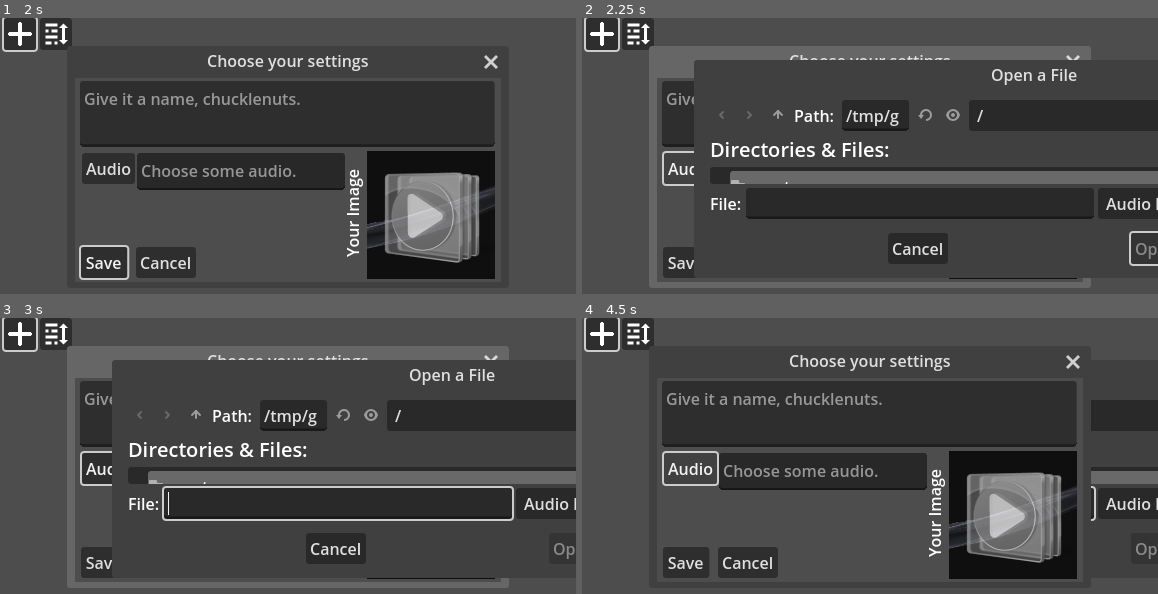
Above: before the commit, frames 1-4 (two rows, left to right).
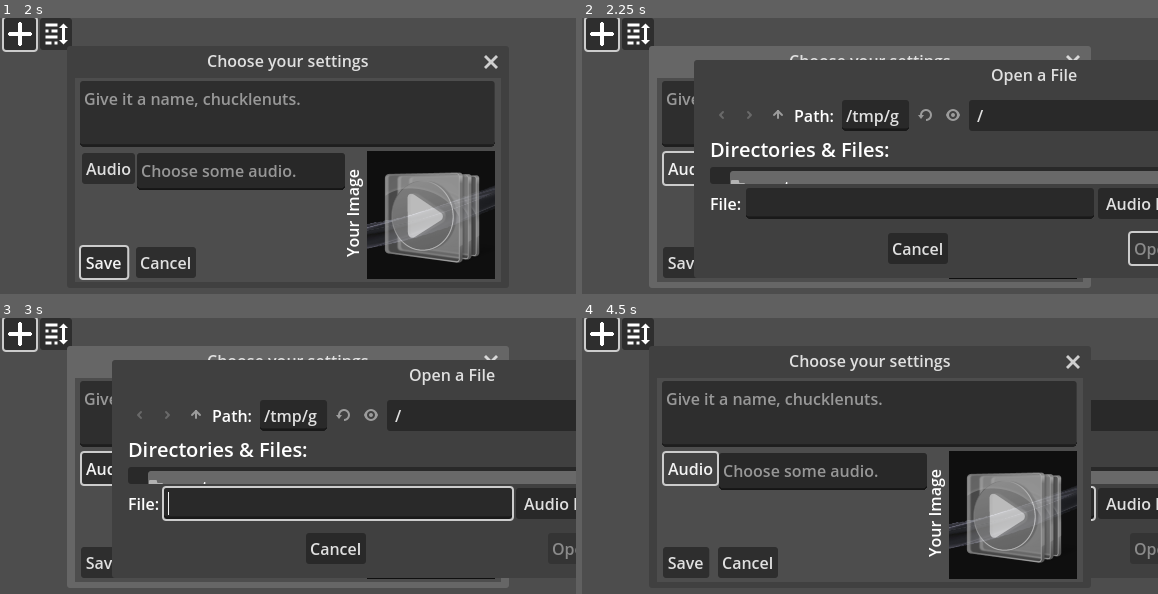
Above: after the commit, the same moments.

Repository: Pacomatic1/Pacos_Simple_GD_Soundboard
Game: Godot game, scene res://assets/scenes/playloadwindow/playaudiowindow.tscn
Same seed, same stepped clock (60 frames per second), same inputs: the game is played once before the commit and once after it.
Inputs (mouse positions are in pixels of both pictures, inside the frame that each line leads up to):
- Up to frame 1 (2 s): click (17, 34) at 0.5 s; click (288, 114) at 1.27 s; type "Alex" at 1.35 s
- Up to frame 2 (2.25 s): click "Audio" at 2 s
- Up to frame 3 (3 s): click (432, 513) at 2.75 s
- Up to frame 4 (4.5 s): click (599, 334) at 3.5 s; click "Audio" at 4.25 s

Frame 1 is identical in both runs. In frame 2, 0.1% of the frame differs, in the area x 94-100%, y 77-90%; in frame 3, less than 0.1%; in frame 4, less than 0.1%.

Commit message:
Wip kill grid function +responsive grid

Diff:
--- a/assets/scenes/globalmodule/globalthingscode.gd
+++ b/assets/scenes/globalmodule/globalthingscode.gd
@@ -49,5 +49,5 @@
 	var FileToPlay = FileAccess.open(pathtofile, FileAccess.READ)
 	var SoundFromFile = AudioStreamMP3.new()
 	SoundFromFile.data = FileToPlay.get_buffer(FileToPlay.get_length())
-	$AudioStreamPlayer.stream = SoundFromFile # Sadly, the one spot it won't come from is the user:// directory. WHY?????????????
+	$AudioStreamPlayer.stream = SoundFromFile
 	$AudioStreamPlayer.play()
--- a/assets/scenes/playloadwindow/playaudiowindow.gd
+++ b/assets/scenes/playloadwindow/playaudiowindow.gd
@@ -2,17 +2,17 @@
 var audio_modify_dialog = load("res://assets/scenes/audiocustomizewindow/audiocustomizewindow.tscn")
 var credits_window = load("res://assets/scenes/misc/credits/credits.tscn")
 signal send_to_modify_sound_effect(unique_id)
-
 func _ready():
 	get_tree().get_root().size_changed.connect(on_window_resize)
+	$"/root/GlobalModule".sound_has_been_saved.connect(when_sound_finished_saving)
 	on_window_resize()
 	propagate_grid_objects()
 
 func on_window_resize(): # When the window resizes...
 	print("Window has been told to resize.")
 	# Avoid object overlap...
-	var TopBarContainerSizeHeight = $UI_Parent/TopBar/HBoxContainer.size.y * $UI_Parent/TopBar/HBoxContainer.scale.y
-	$UI_Parent/SoundBoardGrid/ScrollContainer.position = Vector2(3,2 + TopBarContainerSizeHeight)
+	#var TopBarContainerSizeHeight = $UI_Parent/TopBar/HBoxContainer.size.y * $UI_Parent/TopBar/HBoxContainer.scale.y
+	#$UI_Parent/SoundBoardGrid/ScrollContainer.position = Vector2(3,2 + TopBarContainerSizeHeight)
 
 # Once you decide to modify an object...
 var new_sound = true
@@ -36,10 +36,16 @@
 var SoundUniqueID
 func propagate_grid_objects():
 	print("Loading soundboard...")
-	var GridContainerForSFX = $UI_Parent/SoundBoardGrid/ScrollContainer/GridContainer
+	var GridContainerForSFX = $UI_Parent/SoundBoardGrid/ScrollContainer/HFlowContainer
 	var SoundObjectGridPieceFile = preload('res://assets/scenes/soundboardobjectplayable/soundboard_object_playable.tscn')
 	print("Here are the all UIDs for the SFX: " + str(DirAccess.get_directories_at("user://profiles/" + $/root/GlobalModule.CurrentProfile + "/soundeffects/")))
 	for String in DirAccess.get_directories_at("user://profiles/" + $/root/GlobalModule.CurrentProfile + "/soundeffects/"): # See the function once_sound_effect_object_created to understad everything
 		GridContainerForSFX.add_child(SoundObjectGridPieceFile.instantiate())
 		SoundUniqueID = String # Just to make it a little less confusing.
 		send_info_to_sfx_grid_obj.emit(SoundUniqueID)
+
+# Kill the grid thing.
+func when_sound_finished_saving():
+	print("sussy")
+#	for Node in UI_Parent/SoundBoardGrid/ScrollContainer/HFlowContainer.get_children():
+#		Node.queue_free()
--- a/assets/scenes/playloadwindow/playaudiowindow.tscn
+++ b/assets/scenes/playloadwindow/playaudiowindow.tscn
@@ -52,17 +52,22 @@
 [node name="SoundBoardGrid" type="Node" parent="UI_Parent"]
 
 [node name="ScrollContainer" type="ScrollContainer" parent="UI_Parent/SoundBoardGrid"]
-offset_left = 4.0
-offset_top = 35.0
-offset_right = 575.0
-offset_bottom = 323.0
+anchors_preset = -1
+anchor_left = 0.007
+anchor_top = 0.105
+anchor_right = 1.0
+anchor_bottom = 1.0
+offset_left = -0.0320001
+offset_top = -0.0200005
+grow_horizontal = 2
+grow_vertical = 2
+size_flags_horizontal = 3
 horizontal_scroll_mode = 0
 
-[node name="GridContainer" type="GridContainer" parent="UI_Parent/SoundBoardGrid/ScrollContainer"]
+[node name="HFlowContainer" type="HFlowContainer" parent="UI_Parent/SoundBoardGrid/ScrollContainer"]
 layout_mode = 2
 size_flags_horizontal = 3
 size_flags_vertical = 3
-columns = 10
 
 [connection signal="pressed" from="UI_Parent/TopBar/HBoxContainer/FileModButton" to="." method="_on_file_mod_button_pressed"]
 [connection signal="pressed" from="UI_Parent/TopBar/HBoxContainer/CreditsButton" to="." method="_on_credits_button_pressed"]
Not shown, changed: assets/thinking/project organizer.txt
